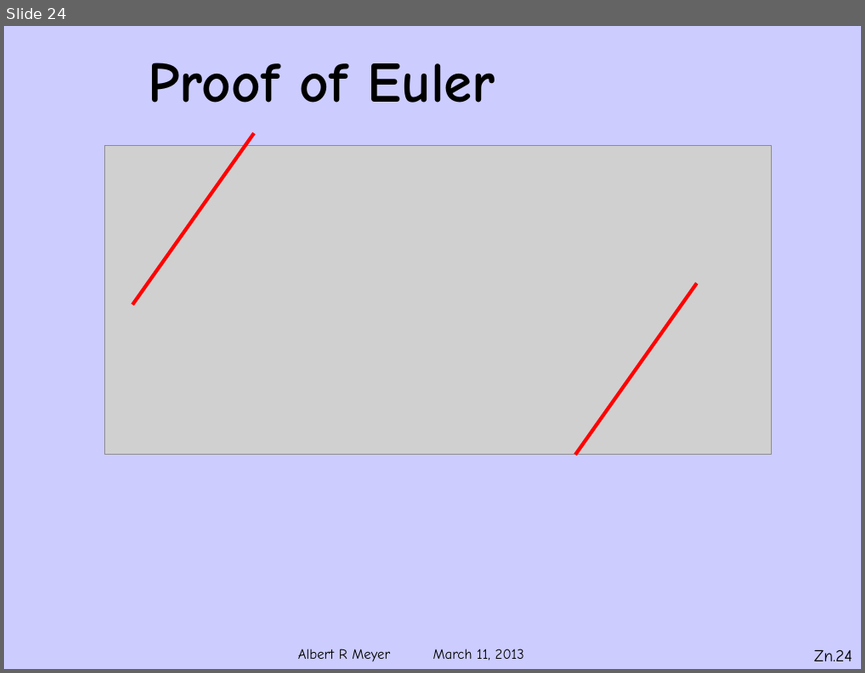
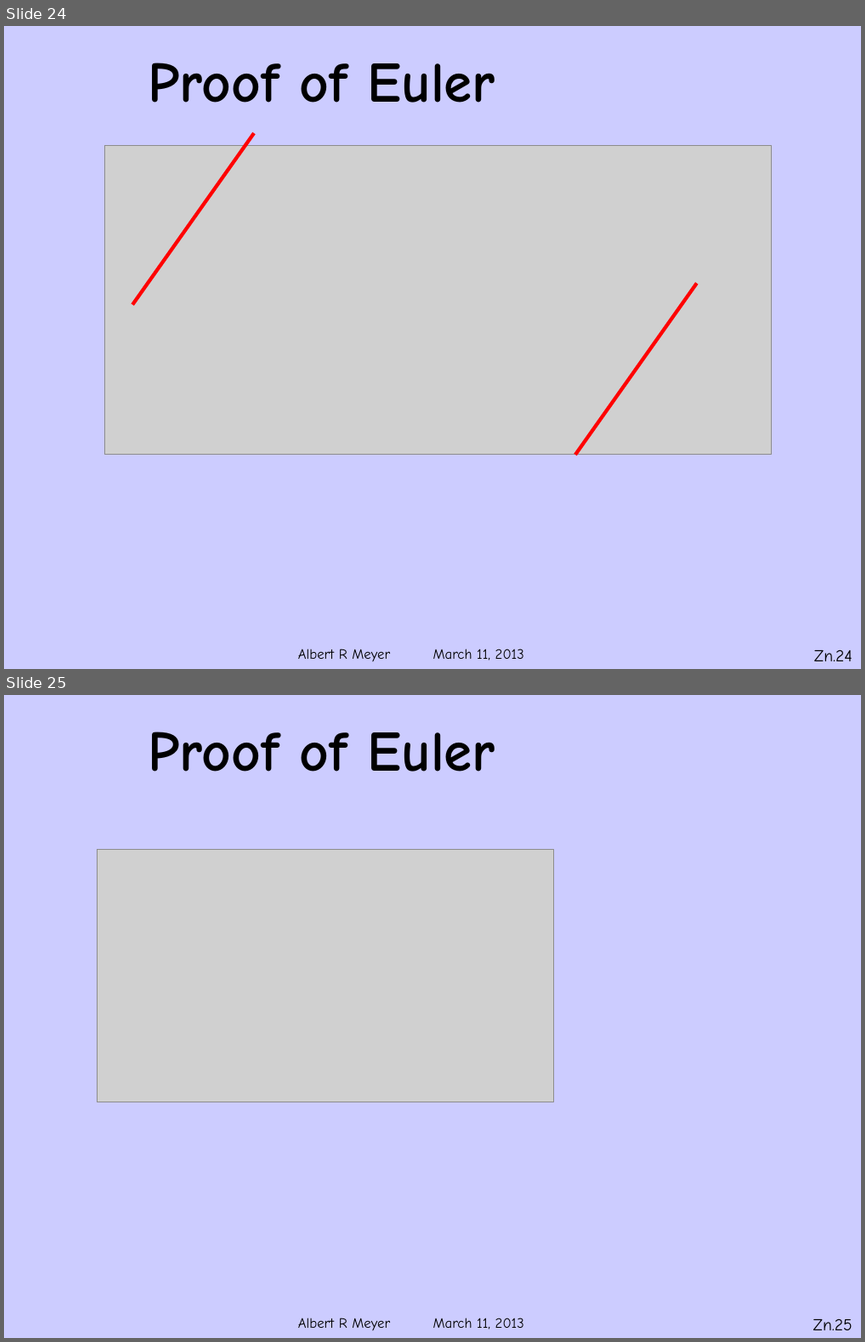
Before and after one commit to armeyer/mcs_web, a slide deck: spring13/slides13/Zmodn.pptx. Shown one above the other, each under a label of ours: slide 24 before the commit, slides 24 and 25 after it. The pictures are 865x673 and 865x1342 pixels, drawn with LibreOffice and Linux fonts; fonts in the diff are those of the drawing; grey boxes stand for pictures; background and template pictures are left out. Boxes give left, top, right and bottom in pixels: in the first picture for what was removed or moved away, otherwise in the second. Text is boxed around its words. In the diff, an @@ line names an element or a change of style, - is before the commit and + after.

```diff
--- a/spring13/slides13/Zmodn.pptx
+++ b/spring13/slides13/Zmodn.pptx
@@ slide 25 added at [4,695,861,1338], background #CCCCFF; not listed: 1 template element that a slide beside it also shows @@
@@ title added at [148,732,495,771], 48 pt, text #000000, bold @@
+Proof of Euler
@@ picture added at [97,849,553,1102] @@
@@ page number added at [813,1319,852,1330], 14 pt, text #000000 @@
+Zn.25
```
Also in this commit, not shown: 2 slides changed, 1 other file.
